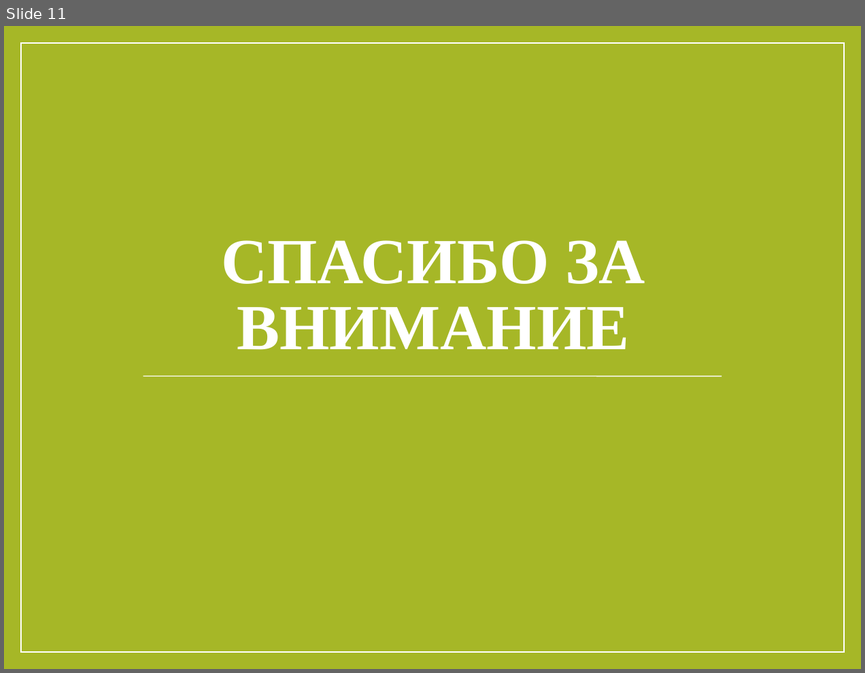
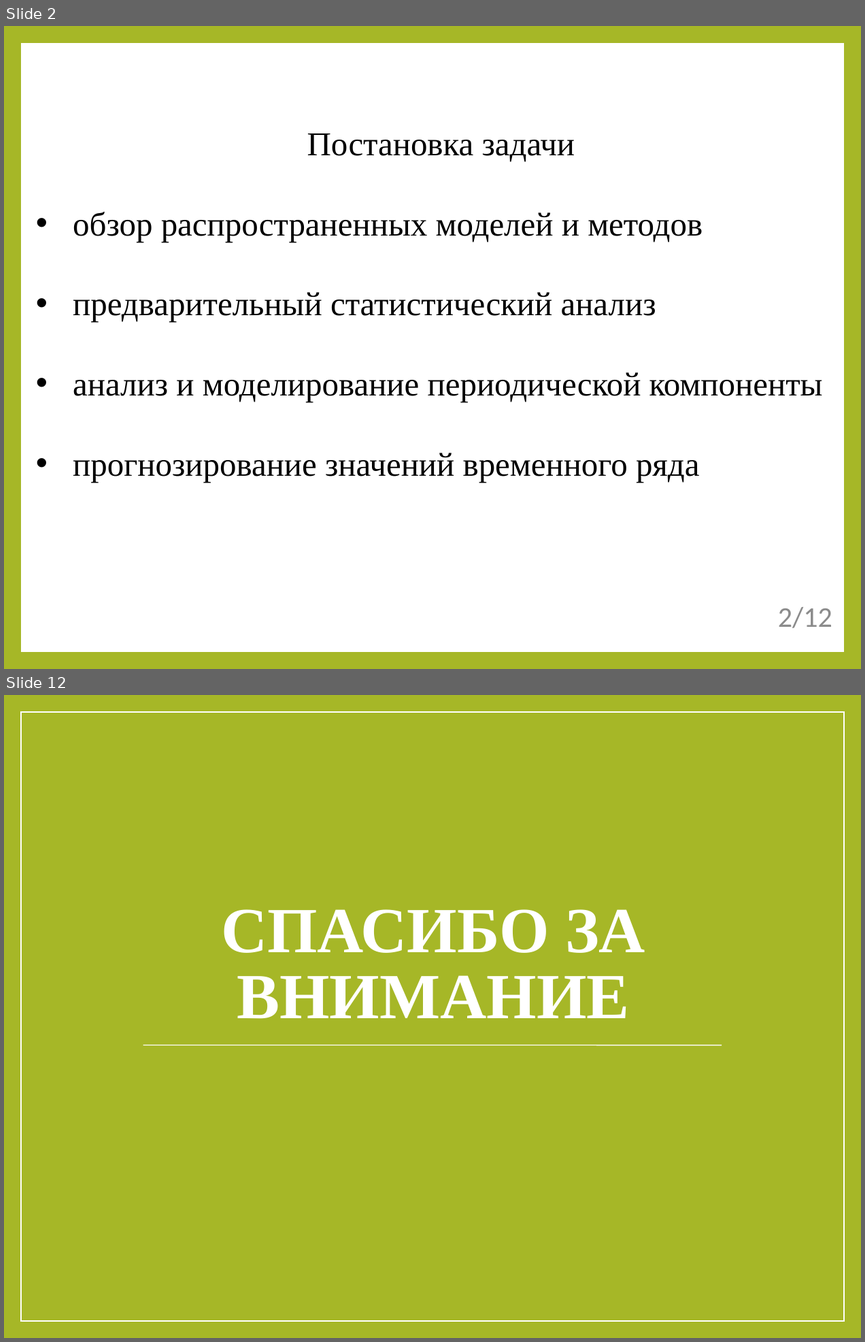
Before and after one commit to Ivan456/diplom, a slide deck: Ivan Vodich.ppt. Shown one above the other, each under a label of ours: slide 11 before the commit, slides 2 and 12 after it; the slides between them are not shown. The pictures are 865x673 and 865x1342 pixels, drawn with LibreOffice and Linux fonts; fonts in the diff are those of the drawing. Boxes give left, top, right and bottom in pixels: in the first picture for what was removed or moved away, otherwise in the second. Text is boxed around its words. In the diff, an @@ line names an element or a change of style, - is before the commit and + after.

```diff
--- a/Ivan Vodich.ppt
+++ b/Ivan Vodich.ppt
@@ slide 2 added at [4,26,861,669], background #A6B727 @@
@@ rectangle added at [21,43,844,652], fill #FFFFFF @@
@@ text added at [73,133,823,482], 28 pt, text #000000 @@
+Постановка задачи
+• обзор распространенных моделей и методов
+• предварительный статистический анализ
+• анализ и моделирование периодической компоненты
+• прогнозирование значений временного ряда
@@ text added at [778,607,832,628], 24 pt, text #8B8B8B @@
+2/12
@@ what was slide 11 is now slide 12 @@
```
Also in this commit, not shown: 10 slides changed, 2 other files.
